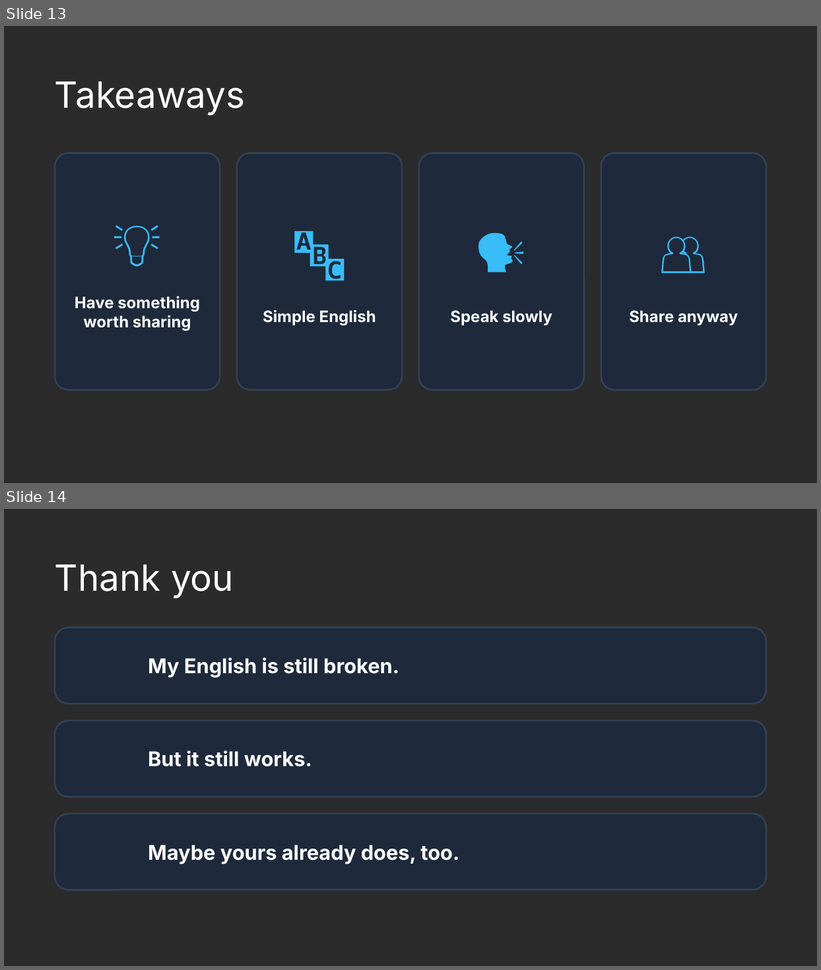
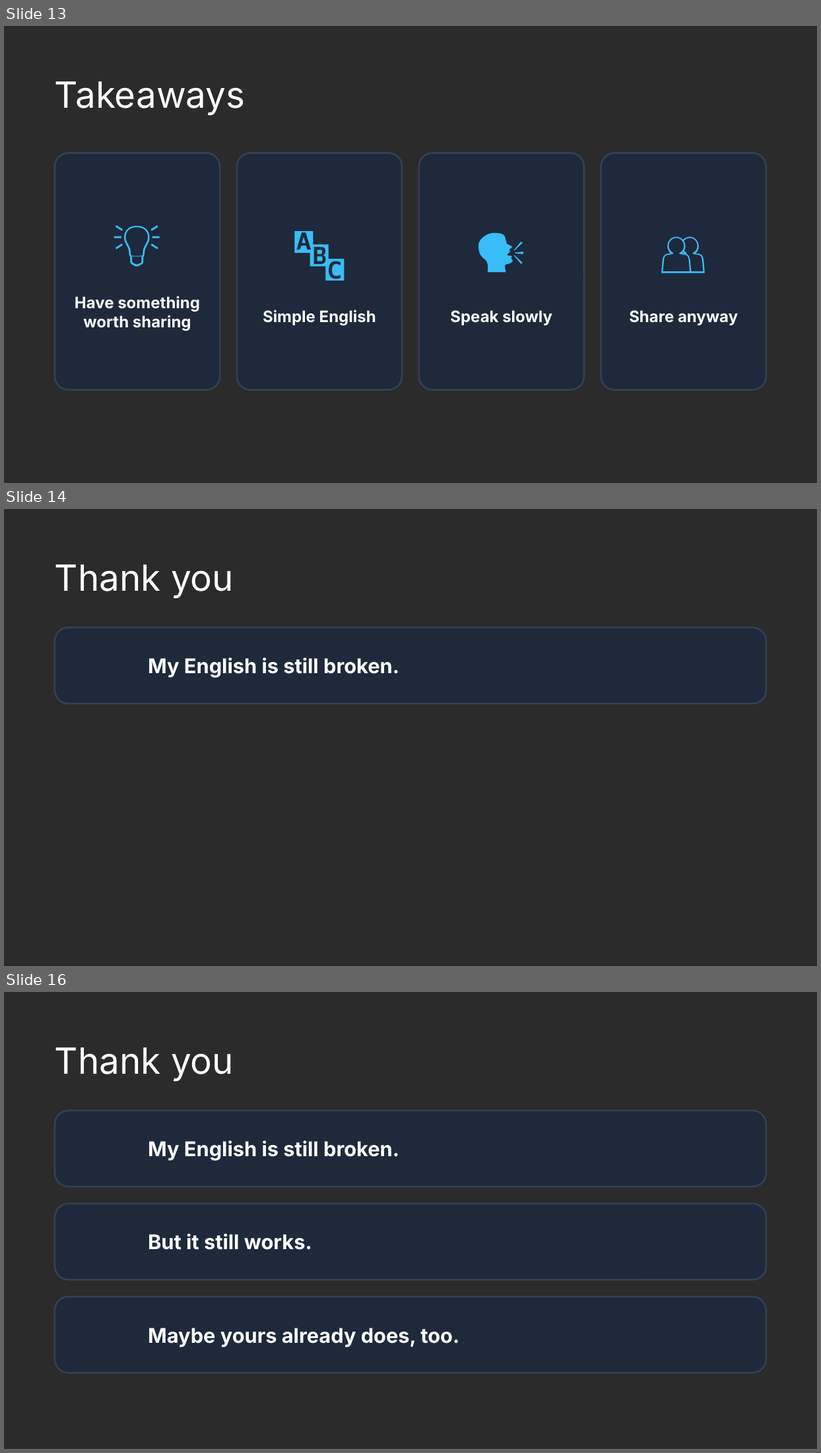
Before and after one commit to naruoga/presentations, a slide deck: COSCUP2026_MyBrokenEnglishStillWorks.odp. Shown one above the other, each under a label of ours: slides 13 and 14 before the commit, slides 13, 14 and 16 after it; the slides between them are not shown. The pictures are 821x970 and 821x1453 pixels, drawn with LibreOffice and Linux fonts; fonts in the diff are those of the drawing; background and template pictures are left out; a plain dark background stands for a picture behind light text. Boxes give left, top, right and bottom in pixels: in the first picture for what was removed or moved away, otherwise in the second. Text is boxed around its words. In the diff, an @@ line names an element or a change of style, - is before the commit and + after.

```diff
--- a/COSCUP2026_MyBrokenEnglishStillWorks.odp
+++ b/COSCUP2026_MyBrokenEnglishStillWorks.odp
@@ slide 14 added at box(4, 509, 817, 966), background picture (left out) @@
@@ text added at box(55, 564, 234, 599), 32 pt, text #FFFFFF @@
+Thank you
@@ rounded rectangle added at box(54, 628, 766, 704), fill #1E293B, outline #334155 1.5 pt @@
@@ text added at box(148, 657, 399, 678), 18 pt, text #FFFFFF, bold @@
+My English is still broken.
@@ what was slide 14 is now slide 16 @@
```
Also in this commit, not shown: 4 slides changed, 1 other slide added.
